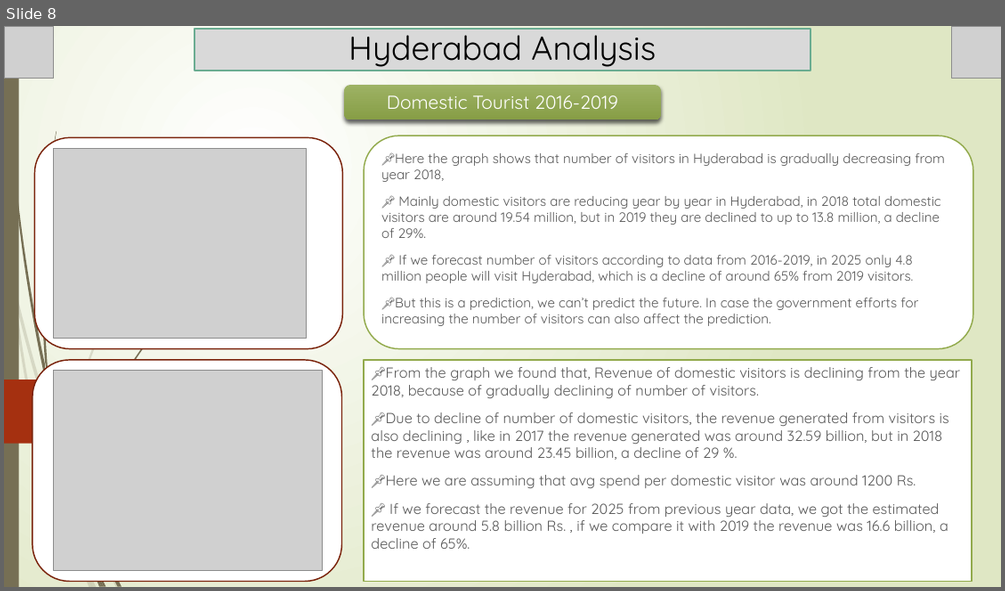
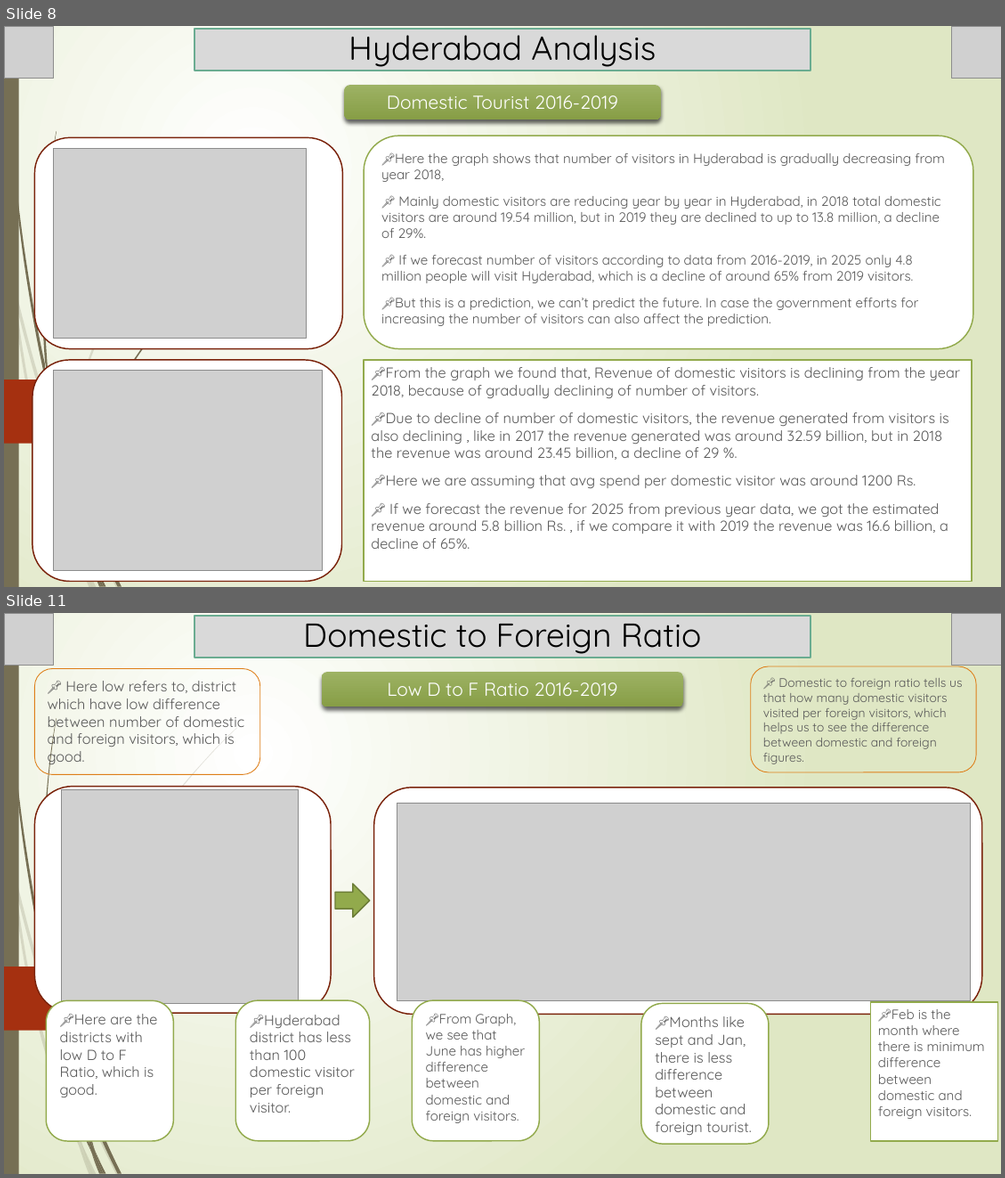
Before and after one commit to Kartik-Lohar/Telangana_Tourism, a slide deck: Tourism Challenge by Codebasics.pptx. Shown one above the other, each under a label of ours: slide 8 before the commit, slides 8 and 11 after it; the slides between them are not shown. The pictures are 1005x591 and 1005x1178 pixels, drawn with LibreOffice and Linux fonts; fonts in the diff are those of the drawing; grey boxes stand for pictures. Boxes give left, top, right and bottom in pixels: in the first picture for what was removed or moved away, otherwise in the second. Text is boxed around its words. In the diff, an @@ line names an element or a change of style, - is before the commit and + after.

Commit message:
added footfall ratio in PPT

```diff
--- a/Tourism Challenge by Codebasics.pptx
+++ b/Tourism Challenge by Codebasics.pptx
@@ slide 11 added at (x1=4, y1=613, x2=1001, y2=1174), background gradient #FFFFFF to #DFE8C4; not listed: 17 template elements that a slide beside it also shows @@
@@ picture added at (x1=4, y1=614, x2=53, y2=666) @@
@@ title added at (x1=194, y1=616, x2=811, y2=657), fill #D9D9D9, outline #6AAC91 1.25 pt, 32 pt, text #000000 @@
+Domestic to Foreign Ratio
@@ picture added at (x1=952, y1=614, x2=1001, y2=665) @@
@@ rounded rectangle added at (x1=34, y1=668, x2=260, y2=774), outline #DE7E18 0.75 pt, 14 pt, text #595959 @@
+📌 Here low refers to, district which have low difference between number of domestic and foreign visitors, which is good.
@@ rounded rectangle added at (x1=322, y1=672, x2=684, y2=706), fill gradient #9DB265 to #889E47, 18 pt, text #FFFFFF @@
+Low D to F Ratio 2016-2019
@@ rounded rectangle added at (x1=751, y1=666, x2=977, y2=773), outline #DE7E18 0.75 pt, 11.9 pt, text #595959 @@
+📌 Domestic to foreign ratio tells us that how many domestic visitors visited per foreign visitors, which helps us to see the difference between domestic and foreign figures.
@@ rounded rectangle added at (x1=34, y1=787, x2=331, y2=1013), fill #FFFFFF, outline #7A240C 1.25 pt @@
@@ picture added at (x1=62, y1=789, x2=298, y2=1003) @@
@@ rounded rectangle added at (x1=374, y1=787, x2=982, y2=1013), fill #FFFFFF, outline #7A240C 1.25 pt @@
@@ picture added at (x1=397, y1=803, x2=971, y2=1000) @@
@@ right arrow added at (x1=335, y1=884, x2=370, y2=917), fill #92AA4C, outline #6C7E38 1.25 pt @@
@@ freeform shape added at (x1=47, y1=970, x2=91, y2=1153), fill #766F54 @@
@@ freeform shape added at (x1=48, y1=966, x2=83, y2=1095), fill #766F54 @@
@@ rounded rectangle added at (x1=46, y1=1000, x2=173, y2=1141), fill #FFFFFF, outline #92AA4C 1.25 pt, 14 pt, text #595959 @@
+📌Here are the districts with low D to F Ratio, which is good.
@@ rounded rectangle added at (x1=235, y1=1000, x2=370, y2=1141), fill #FFFFFF, outline #92AA4C 1.25 pt, 14 pt, text #595959 @@
+📌Hyderabad district has less than 100 domestic visitor per foreign visitor.
@@ rounded rectangle added at (x1=413, y1=1000, x2=540, y2=1141), fill #FFFFFF, outline #92AA4C 1.25 pt, 12.9 pt, text #595959 @@
+📌From Graph, we see that June has higher difference between domestic and foreign visitors.
@@ rounded rectangle added at (x1=641, y1=1004, x2=769, y2=1144), fill #FFFFFF, outline #92AA4C 1.25 pt, 14 pt, text #595959 @@
+📌Months like sept and Jan, there is less difference between domestic and foreign tourist.
@@ subtitle added at (x1=871, y1=1002, x2=998, y2=1141), fill #FFFFFF, outline #92AA4C 1.25 pt, 12.9 pt, text #595959 @@
+📌Feb is the month where there is minimum difference between domestic and foreign visitors.
@@ freeform shape added at (x1=67, y1=1061, x2=82, y2=1144), fill #766F54 at 20% opacity @@
@@ freeform shape added at (x1=83, y1=1095, x2=95, y2=1151), fill #766F54 @@
```
Also in this commit, not shown: 1 slide changed, 3 other slides added, 1 other file.
